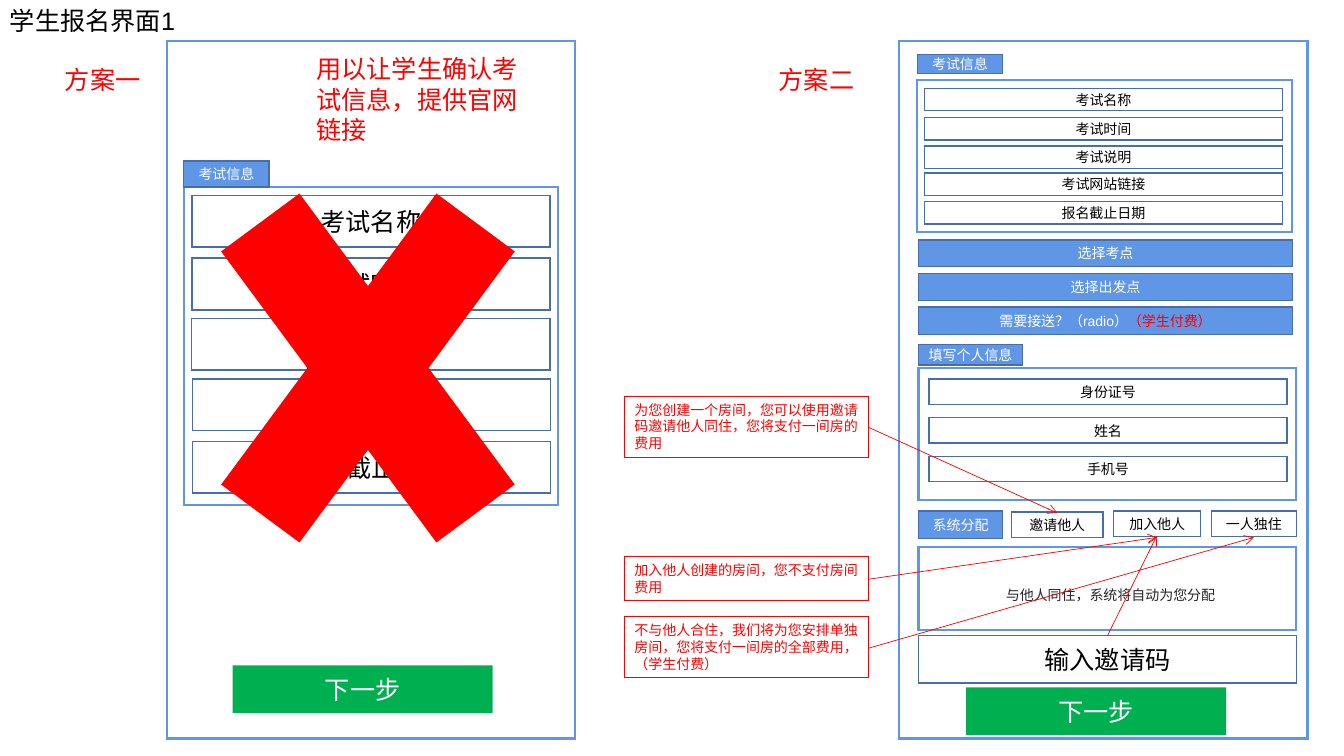
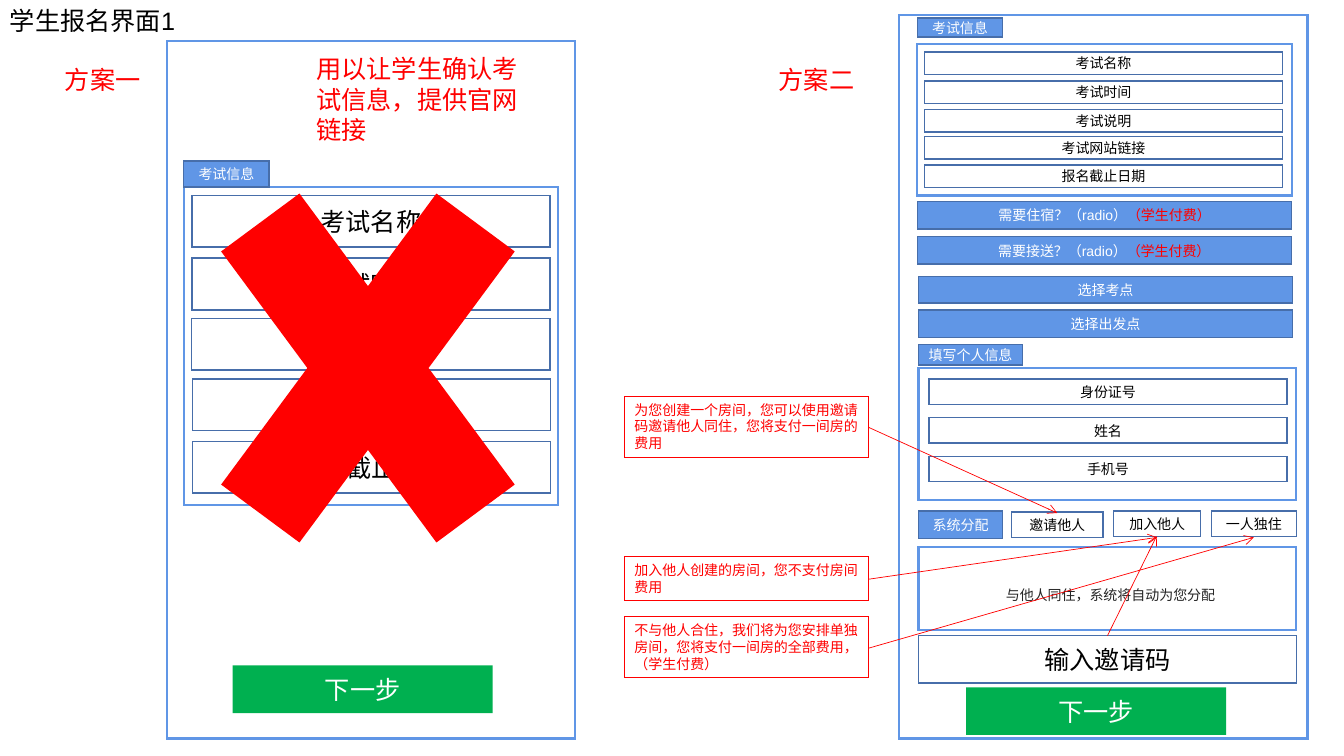
Before and after one commit to ISheenSomeOne/eTeam, a slide deck: slide 7 of 界面设计/eTeam界面—团队.pptx. Drawn at 1344x756 pixels with LibreOffice and Linux fonts; fonts in the diff are those of the drawing. Boxes give left, top, right and bottom in pixels: in the first picture for what was removed or moved away, otherwise in the second. Text is boxed around its words. In the diff, an @@ line names an element or a change of style, - is before the commit and + after.

```diff
--- a/界面设计/eTeam界面—团队.pptx
+++ b/界面设计/eTeam界面—团队.pptx
@@ rectangle: place and size @@
-rectangle at bbox=[899, 40, 1308, 738]
+rectangle at bbox=[899, 15, 1308, 739]
@@ 7 rectangles: place and size @@
-7 rectangles at bbox=[918, 54, 1293, 232]
+7 rectangles at bbox=[918, 18, 1293, 196]
@@ rectangle "需要住宿？（radio）（学生付费）": place and size @@
-rectangle "需要住宿？（radio）（学生付费）" at bbox=[919, 308, 1293, 335]
+rectangle "需要住宿？（radio）（学生付费）" at bbox=[918, 202, 1292, 229]
@@ text in rectangle at bbox=[998, 208, 1210, 221]: text changed @@
-需要接送？（radio）（学生付费）
+需要住宿？（radio）（学生付费）
@@ rectangle added at bbox=[918, 237, 1292, 264], fill #6096E6, outline #476FAA 1 pt, 10 pt, text #FFFFFF @@
+需要接送？（radio）（学生付费）
@@ rectangle "选择考点": place and size @@
-rectangle "选择考点" at bbox=[919, 240, 1293, 266]
+rectangle "选择考点" at bbox=[919, 276, 1293, 302]
@@ rectangle "选择出发点": place and size @@
-rectangle "选择出发点" at bbox=[919, 273, 1293, 300]
+rectangle "选择出发点" at bbox=[919, 310, 1293, 337]
```
Also in this commit, not shown: 2 other slides changed.
